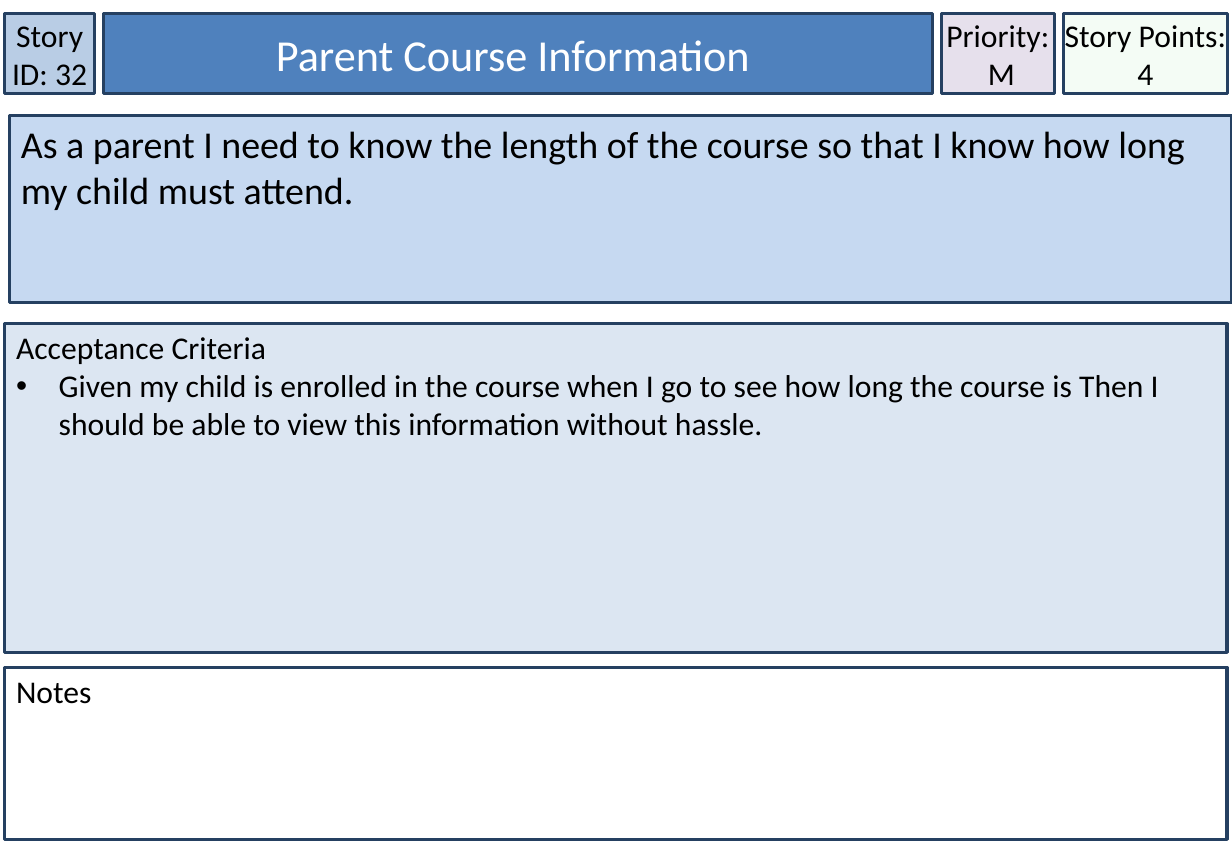
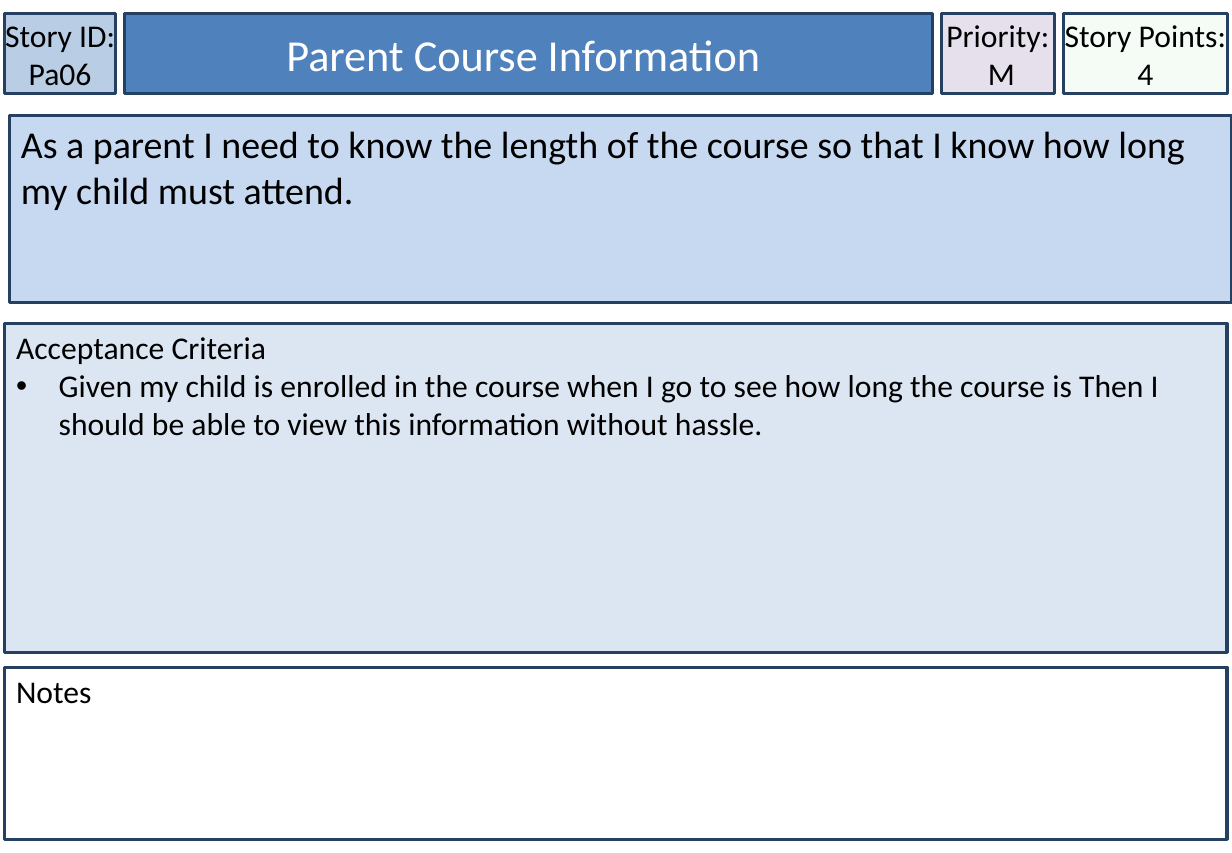
Before and after one commit to MichaelDevenish/IFB299MusicSchool, a slide deck: slide 37 of Documentation/Accpetance Criteria & User Stories/User Stories Final Format.pptx. Drawn at 1232x853 pixels with LibreOffice and Linux fonts; fonts in the diff are those of the drawing. Boxes give left, top, right and bottom in pixels: in the first picture for what was removed or moved away, otherwise in the second. Text is boxed around its words. In the diff, an @@ line names an element or a change of style, - is before the commit and + after.

```diff
--- a/Documentation/Accpetance Criteria & User Stories/User Stories Final Format.pptx
+++ b/Documentation/Accpetance Criteria & User Stories/User Stories Final Format.pptx
@@ text in rectangle at [5,20,115,93]: text changed @@
-Story ID: 32
+Story ID: Pa06
@@ rectangle "Story ID: Pa06": place and size @@
-rectangle "Story ID: Pa06" at [5,14,94,94]
+rectangle "Story ID: Pa06" at [5,14,115,94]
@@ rectangle "Parent Course Information": place and size @@
-rectangle "Parent Course Information" at [104,14,933,94]
+rectangle "Parent Course Information" at [124,14,932,94]
```
Also in this commit, not shown: 32 other slides changed.
